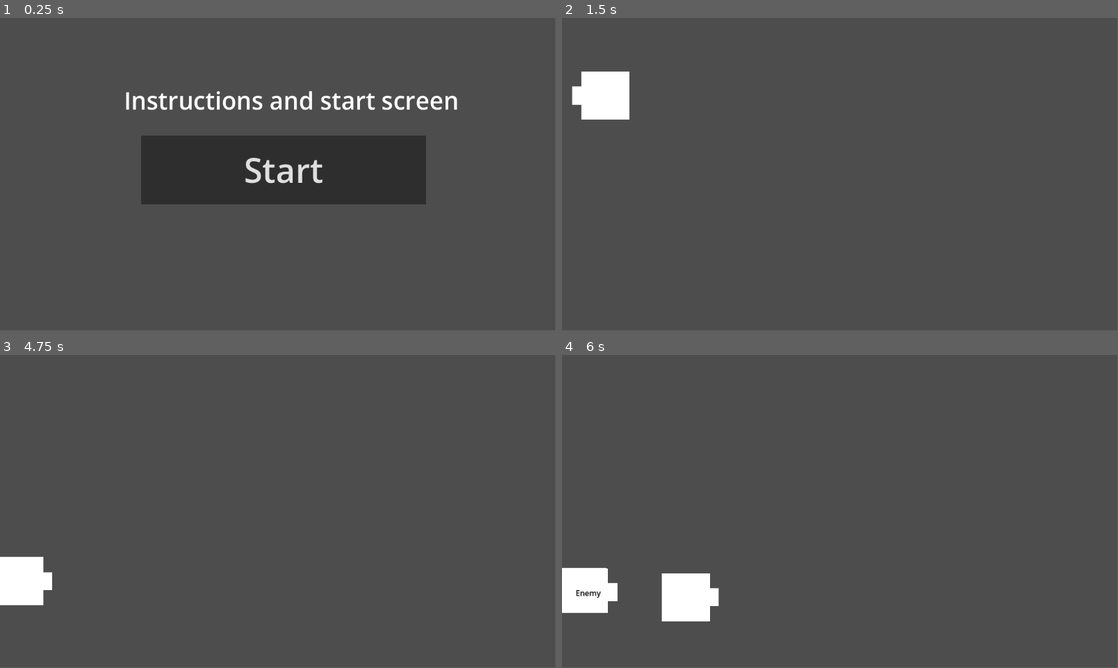
Above: before the commit, frames 1-4 (two rows, left to right).
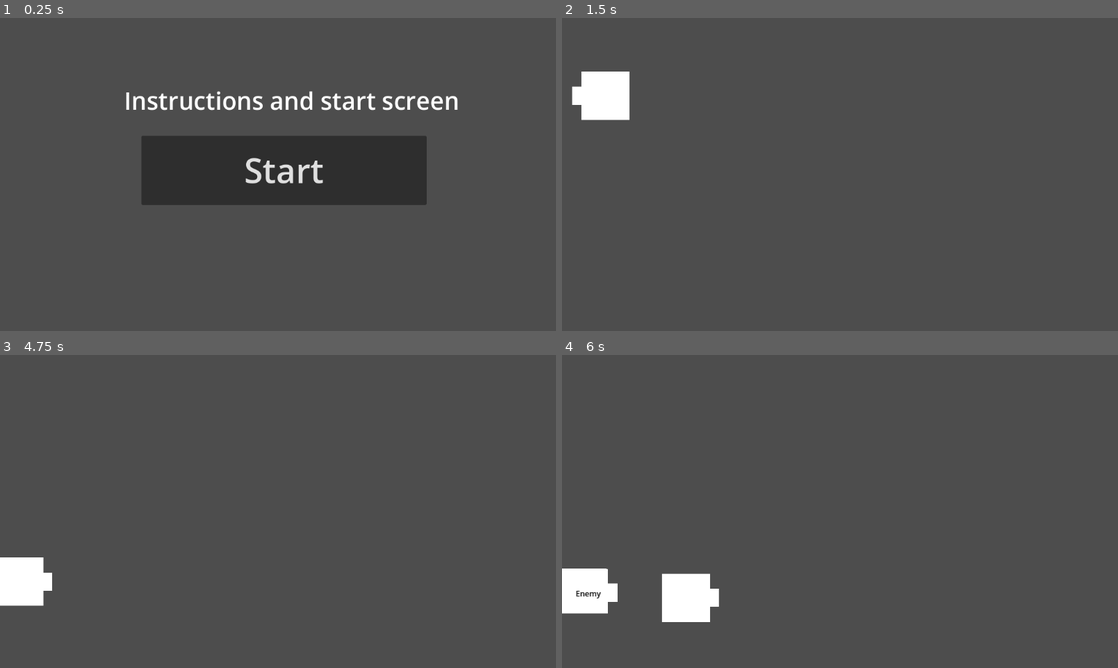
Above: after the commit, the same moments.

Repository: bookworm6/GodsOfPixels
Game: Godot game, scene res://source/instructions.tscn
Same seed, same stepped clock (60 frames per second), same inputs: the game is played once before the commit and once after it.
Inputs:
- Up to frame 1 (0.25 s): no input
- Up to frame 2 (1.5 s): click "Start" at 0.5 s; tap Enter at 1.25 s; hold A (a) from 1.28 s (still down)
- Up to frame 3 (4.75 s): tap D (d) at 1.55, 2.1 s; release A (a) at 2.03 s; tap S (s) at 2.3 s; tap Space (SPACEBAR) at 2.75, 4.25, 4.35 s; hold S (s) 2.78-3.53 s; tap W (w) at 3.05, 3.6 s; tap Enter at 3.5 s; tap A (a) at 3.8 s; hold D (d) from 4.28 s (still down)
- Up to frame 4 (6 s): release D (d) at 5.03 s; tap A (a) at 5.1 s; tap S (s) at 5.3 s; hold D (d) from 5.78 s (still down)
In our replay, the window is 799x449 before the commit and 800x450 after it. These sizes can differ from the game's own. Grey fills any space a smaller window leaves; there, only what the larger window draws over its background counts as a difference.

The runs differ from the first frame. In frame 1, 1.0% of the frame differs, in the area x 22-83%, y 23-60%; in frame 2, less than 0.1%; in frame 3, less than 0.1%; in frame 4, 0.2%.

Commit message:
the main change here was making the viewport scale correctly

Diff:
--- a/project/project.godot
+++ b/project/project.godot
@@ -17,6 +17,7 @@
 
 [display]
 
+window/stretch/mode="viewport"
 window/default_gravity_vector=Vector2(0, 0)
 
 [input]
--- a/project/source/Bullet.gd
+++ b/project/source/Bullet.gd
@@ -9,7 +9,8 @@
 
 # Called every frame. 'delta' is the elapsed time since the previous frame.
 func _process(delta):
-	look_at(targetPosition)
+	if targetPosition!=null:
+		look_at(targetPosition)
 	move_and_slide()
 
 func setAreaBodyCollisionMask(maskNumber,status):
--- a/project/source/enemy.gd
+++ b/project/source/enemy.gd
@@ -49,7 +49,7 @@
 	if targetPosition!=Vector2.ZERO:
 		look_at(targetPosition)
 		if shootTimerStarted == false:
-			$Timer.start(random.randf_range(2,7 ))
+			$Timer.start(random.randf_range(1,5 ))
 			shootTimerStarted = true
 	if hasEnteredPlayingArea==false:
 		if 0<position.x and viewportWidth>position.x and 0<position.y and viewportHeight>position.y:
--- a/project/source/main.tscn
+++ b/project/source/main.tscn
@@ -10,8 +10,6 @@
 [node name="CharacterBody2D" parent="." instance=ExtResource("2_hi0ow")]
 position = Vector2(190, 161)
 rotation = 0.0
-collision_layer = 10
-collision_mask = 10
 script = ExtResource("4_su2iw")
 
 [node name="Timer" type="Timer" parent="."]
